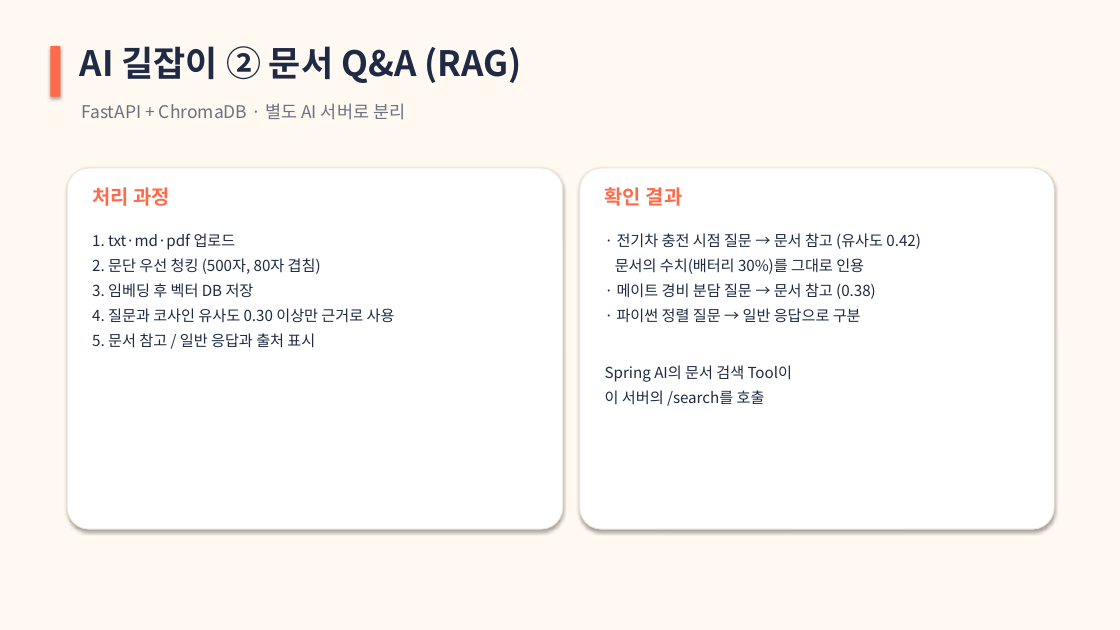
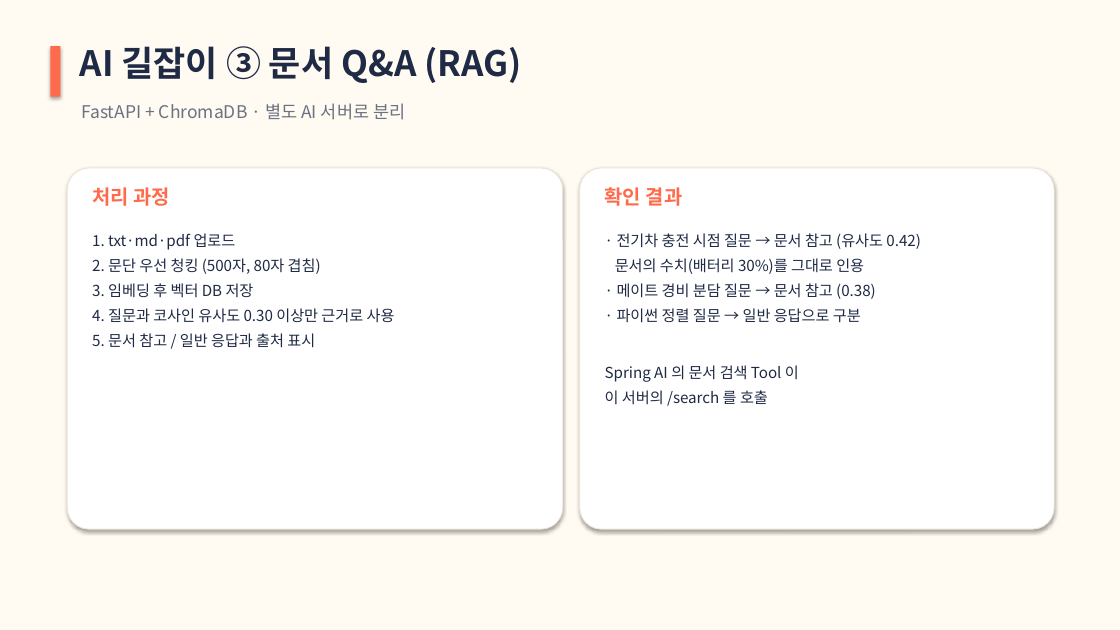
Before and after one commit to 77romin/mapmates, a slide deck: slide 13 of presentation/너랑갈지도_발표.pptx (slide 9 before the commit). Drawn at 1120x630 pixels with LibreOffice and Linux fonts; fonts in the diff are those of the drawing. Boxes give left, top, right and bottom in pixels: in the first picture for what was removed or moved away, otherwise in the second. Text is boxed around its words. In the diff, an @@ line names an element or a change of style, - is before the commit and + after.

```diff
--- a/presentation/너랑갈지도_발표.pptx
+++ b/presentation/너랑갈지도_발표.pptx
@@ background #FFF9F2 to #FFFBF3 @@
@@ text at bbox=[80, 46, 522, 83]: text changed @@
-AI 길잡이 ② 문서 Q&A (RAG)
+AI 길잡이 ③ 문서 Q&A (RAG)
@@ text at bbox=[605, 365, 799, 406]: spaces changed @@
-Spring AI의 문서 검색 Tool이
-이 서버의 /search를 호출
+Spring AI 의 문서 검색 Tool 이
+이 서버의 /search 를 호출
```
Also in this commit, not shown: 10 other slides changed, 5 slides added, 1 slide removed.
